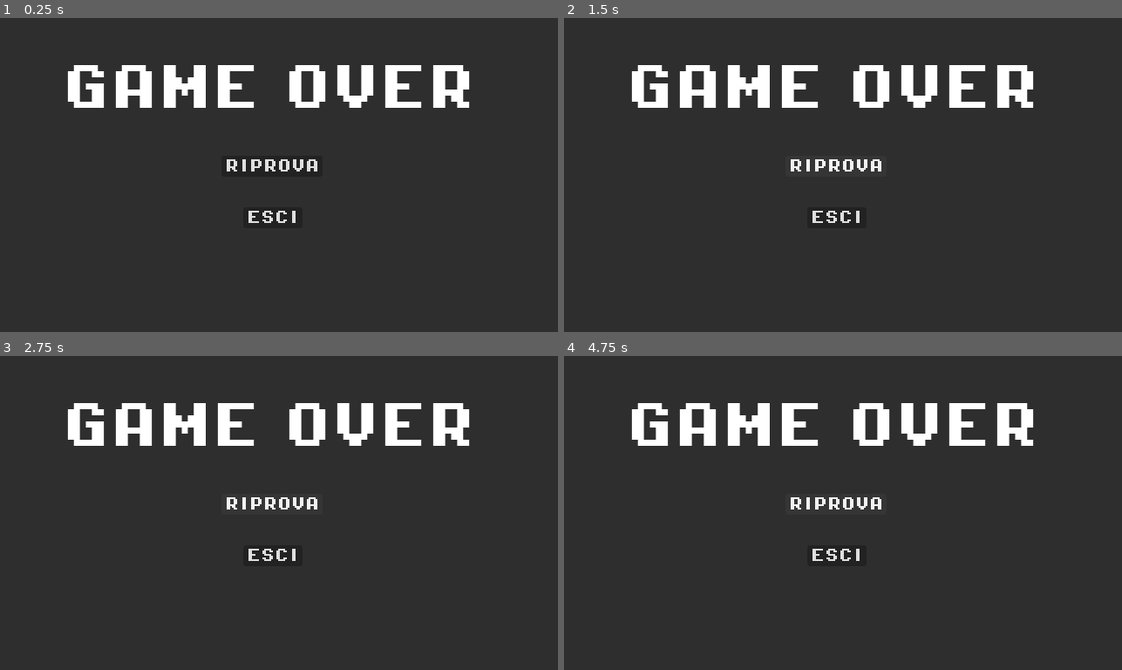
Above: before the commit, frames 1-4 (two rows, left to right).
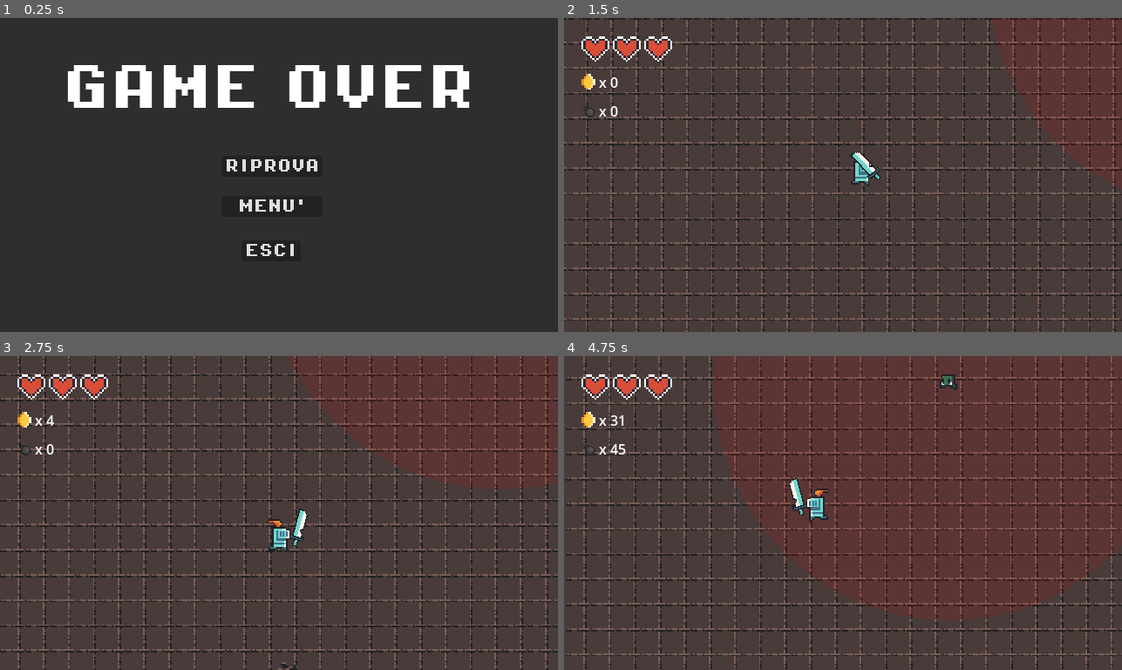
Above: after the commit, the same moments.

Repository: dadifr/Mobile_comp_Godot
Game: Godot game, scene res://scenes/GameOverScreen.tscn
Same seed, same stepped clock (60 frames per second), same inputs: the game is played once before the commit and once after it. This scene is started directly instead of the project's main scene.
Inputs:
- Up to frame 1 (0.25 s): no input
- Up to frame 2 (1.5 s): click "RIPROVA" at 0.5 s; hold Right (ui_right) from 1.28 s (still down); tap Space (attack) at 1.35 s
- Up to frame 3 (2.75 s): release Right (ui_right) at 2.03 s; hold Down (ui_down) from 2.03 s (still down); tap M at 2.1 s
- Up to frame 4 (4.75 s): release Down (ui_down) at 2.78 s; hold Right (ui_right) 2.78-3.53 s; hold B 2.78-3.53 s; hold Up (ui_up) 3.53-4.28 s; tap Space (attack) at 3.6 s; hold Left (ui_left) from 4.28 s (still down); hold M from 4.28 s (still down)

The runs differ from the first frame. In frame 1, 0.5% of the frame differs, in the area x 42-55%, y 57-76%; in frame 2, 92%; in frame 3, 91%; in frame 4, 93%, in the area x 0-100%, y 0-100%.

Commit message:
menu aggiunto
tasto menu aggiunto alla schermata di GameOver

Diff:
--- a/scenes/GameOverScreen.tscn
+++ b/scenes/GameOverScreen.tscn
@@ -41,13 +41,23 @@
 theme_override_fonts/font = ExtResource("2_1tm0t")
 text = "RIPROVA"
 
+[node name="Menu" type="Button" parent="."]
+offset_left = 254.0
+offset_top = 204.0
+offset_right = 370.0
+offset_bottom = 228.0
+theme_override_fonts/font = ExtResource("2_1tm0t")
+text = "MENU'"
+
 [node name="Esci" type="Button" parent="."]
-offset_left = 279.0
-offset_top = 217.0
-offset_right = 347.0
-offset_bottom = 241.0
+offset_left = 277.0
+offset_top = 255.0
+offset_right = 345.0
+offset_bottom = 279.0
 theme_override_fonts/font = ExtResource("2_1tm0t")
 text = "ESCI"
 
 [connection signal="pressed" from="Riprova" to="." method="_on_riprova_pressed"]
+[connection signal="pressed" from="Menu" to="." method="_on_riprova_pressed"]
+[connection signal="pressed" from="Menu" to="." method="_on_menu_pressed"]
 [connection signal="pressed" from="Esci" to="." method="_on_esci_pressed"]
--- a/scripts/GameOverScreen.gd
+++ b/scripts/GameOverScreen.gd
@@ -2,11 +2,17 @@
 
 func _on_riprova_pressed() -> void:
 	# 1. Ricarica il gioco
-	get_tree().reload_current_scene()
+	get_tree().change_scene_to_file("res://scenes/world.tscn")
 
 	# 2. Distruggi questa schermata di Game Over!
 	self.queue_free()
+# Tasto RIPROVA (Ricarica veloce stesso personaggio)
 
+func _on_menu_pressed() -> void:
+
+	get_tree().change_scene_to_file("res://scenes/character_selection.tscn")
+
+	self.queue_free()
 
 
 
